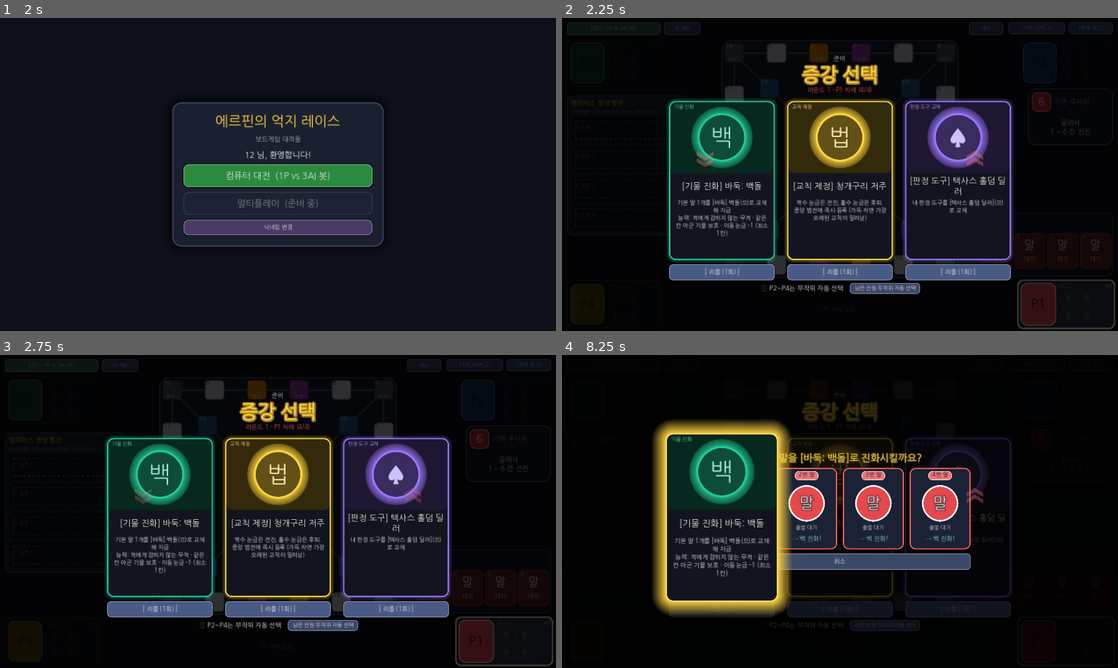
Above: before the commit, frames 1-4 (two rows, left to right).
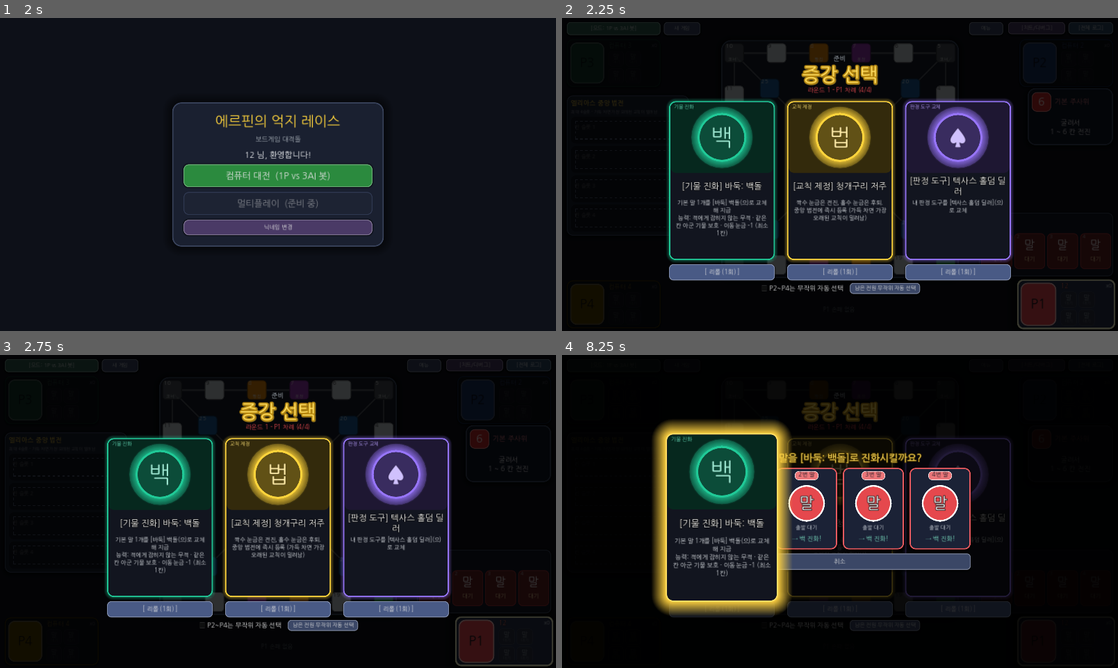
Above: after the commit, the same moments.

Repository: mayjohn66-cmd/TRG
Game: Godot game, scene res://scenes/start_menu.tscn
Same seed, same stepped clock (60 frames per second), same inputs: the game is played once before the commit and once after it.
Inputs (mouse positions are in pixels of both pictures, inside the frame that each line leads up to):
- Up to frame 1 (2 s): click (278, 180) at 0.52 s; type "12" at 0.6 s; click "확인" at 1.25 s
- Up to frame 2 (2.25 s): click "컴퓨터 대전 (1P vs 3AI 봇)" at 2 s
- Up to frame 3 (2.75 s): no input
- Up to frame 4 (8.25 s): click "새 게임" at 2.75 s; click "새 게임" at 3.5 s; click "[모드: 1P vs 3AI 봇]" at 4.25 s; click "[모드: 1P vs 3AI 봇]" at 5 s; click "메뉴" at 5.75 s; click "[치트/디버그]" at 6.5 s; click "[전체 로그]" at 7.25 s; click "기물 진화" at 8 s

Frame 1 is identical in both runs. In frame 2, 0.2% of the frame differs, in the area x 24-76%, y 42-48%; in frame 3, 0.2%; in frame 4, less than 0.1%.

Commit message:
진행 방향 화살표가 증강 선택 등 오버레이 위에 그려지던 레이어 문제 수정 (z_index 0)
Co-Authored-By: Claude Sonnet 5.5 <noreply@anthropic.com>
Claude-Session: https://claude.ai/code/session_01HvvTBBGdmqrXHkL2GAw3GJ

Diff:
--- a/scenes/main_board.gd
+++ b/scenes/main_board.gd
@@ -1442,7 +1442,7 @@
 	for side: int in 2:
 		var icon := Node2D.new()
 		icon.position = Vector2(352, 346) if side == 0 else Vector2(1014, 346)
-		icon.z_index = 1
+		icon.z_index = 0  # 오버레이(증강 선택·결과 등)보다 아래: 같은 z면 나중에 추가된 노드가 위에 그려진다
 		for index: int in 2:
 			var chevron := Polygon2D.new()
 			chevron.polygon = PackedVector2Array([Vector2(-8, -20), Vector2(2, -20), Vector2(14, 0), Vector2(2, 20), Vector2(-8, 20), Vector2(4, 0)])
